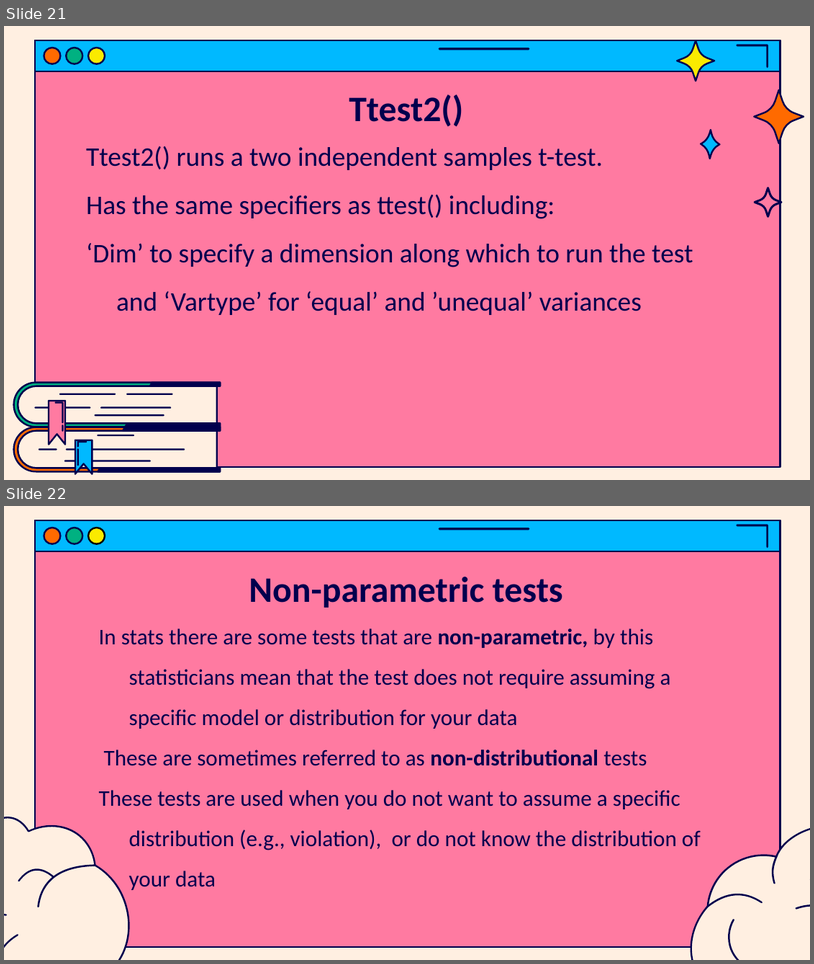
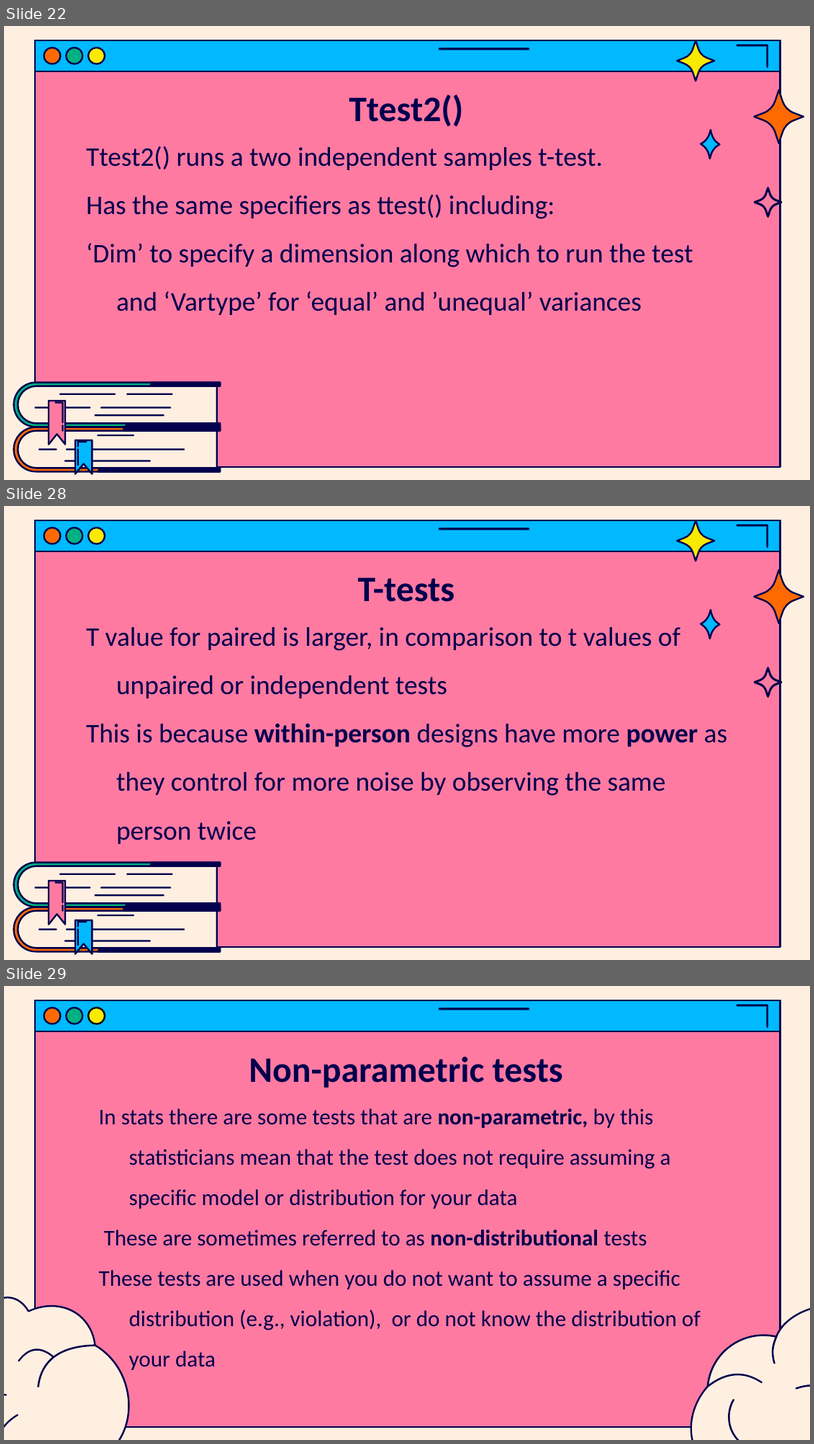
Before and after one commit to jasondsc/MATDRAB2MATFAB, a slide deck: slides/MATLAB_class_6.pptx. Shown one above the other, each under a label of ours: slides 21 and 22 before the commit, slides 22, 28 and 29 after it; the slides between them are not shown. The pictures are 814x964 and 814x1444 pixels, drawn with LibreOffice and Linux fonts; fonts in the diff are those of the drawing. Boxes give left, top, right and bottom in pixels: in the first picture for what was removed or moved away, otherwise in the second. Text is boxed around its words. In the diff, an @@ line names an element or a change of style, - is before the commit and + after.

```diff
--- a/slides/MATLAB_class_6.pptx
+++ b/slides/MATLAB_class_6.pptx
@@ slide 28 added at (4,506,810,960), background #FFEFE1; not listed: 7 template elements that a slide beside it also shows @@
@@ freeform shape added at (677,520,715,561), fill #FAEA00, outline #00004D 1.5 pt @@
@@ freeform shape added at (755,569,804,623), fill #FF6A00, outline #00004D 1.5 pt @@
@@ title added at (358,577,455,602), 32 pt, text #00004D, bold @@
+T-tests
@@ freeform shape added at (701,610,720,639), fill #00B9FF, outline #00004D 1.5 pt @@
@@ text added at (86,627,728,844), 24 pt, text #00004D @@
+T value for paired is larger, in comparison to t values of unpaired or independent tests
+This is because within-person designs have more power as they control for more noise by observing the same person twice
@@ freeform shape added at (755,667,782,697), fill #00004D, outline #00004D 0.75 pt @@
@@ group added at (13,862,221,955): 33 freeform shapes @@
@@ what was slide 21 is now slide 22 @@
@@ what was slide 22 is now slide 29 @@
```
Also in this commit, not shown: 1 slide changed, 6 other slides added, 2 other files.
